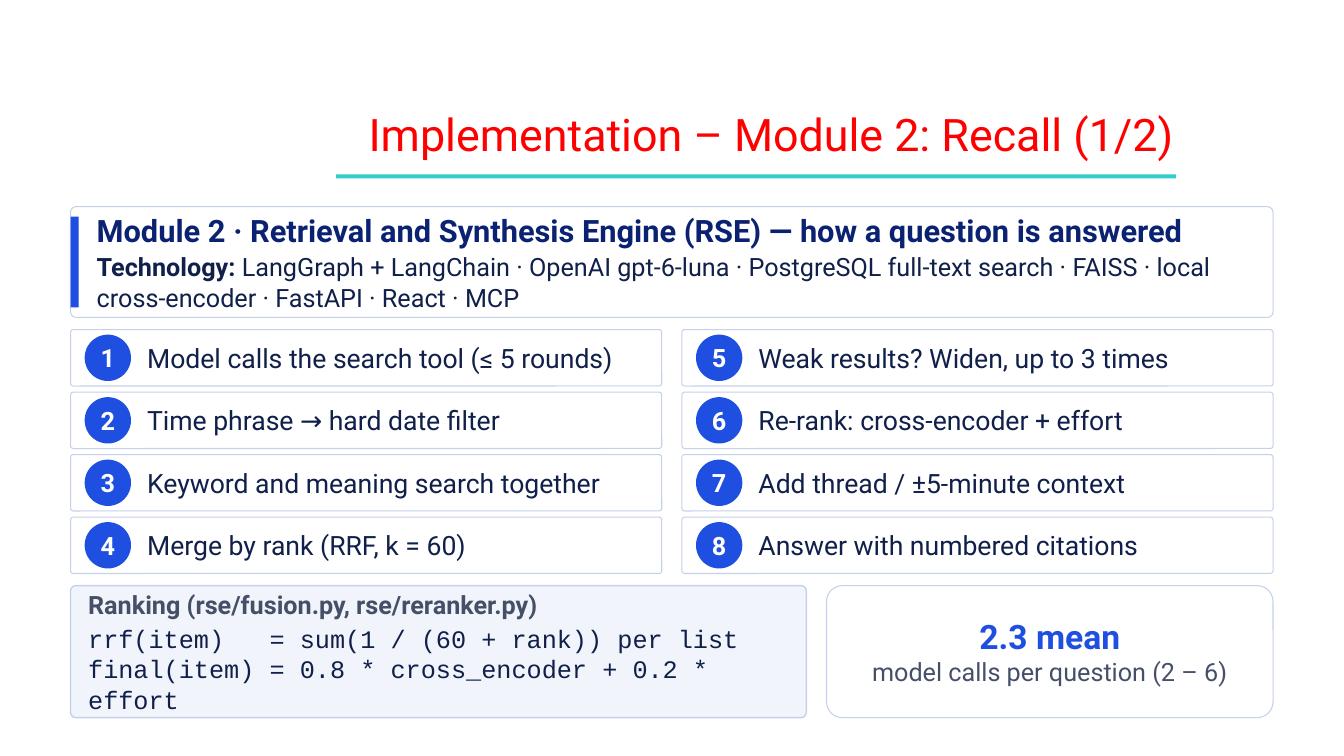
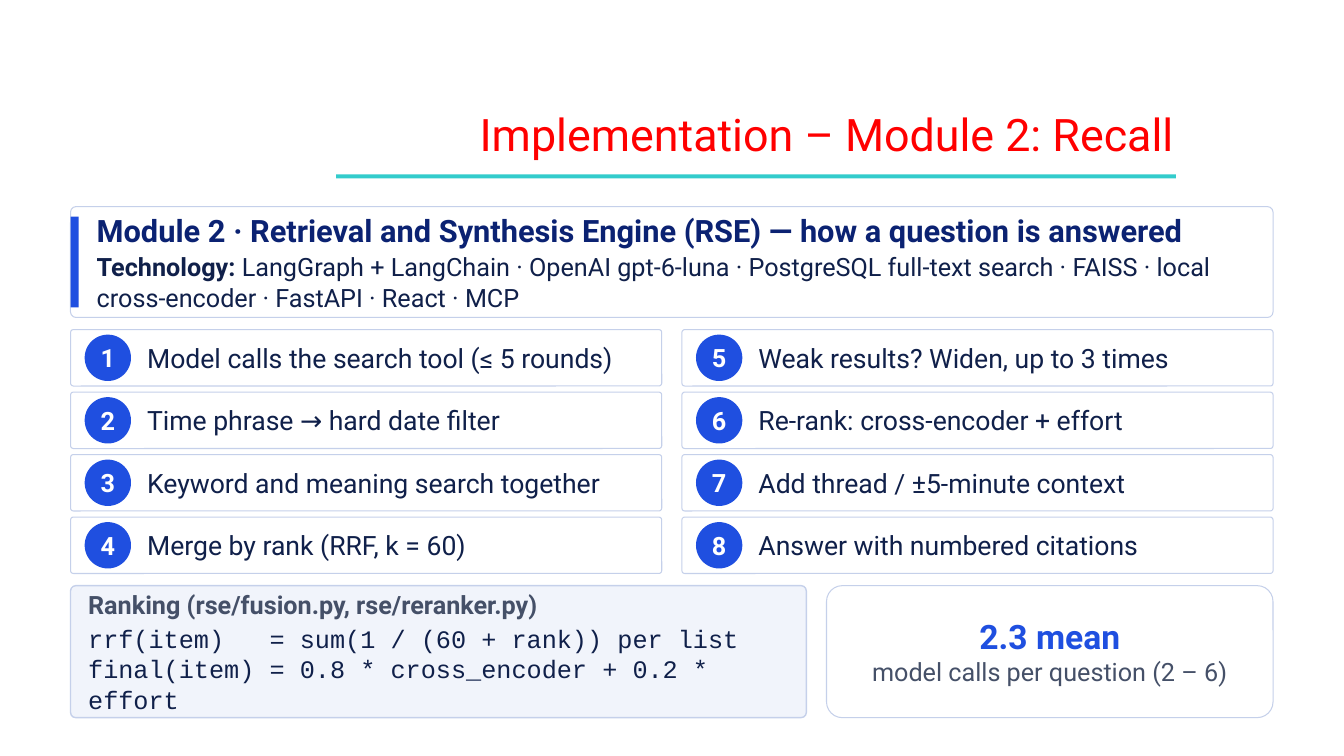
Before and after one commit to Shehzaad-khan/Efficient-Contextualized-History-Orchestrator-E.C.H.O, a slide deck: slide 9 of docs/Phase III/ECHO_Phase3_Review3.pptx. Drawn at 1344x756 pixels with LibreOffice and Linux fonts; fonts in the diff are those of the drawing; background and template pictures are left out. Boxes give left, top, right and bottom in pixels: in the first picture for what was removed or moved away, otherwise in the second. Text is boxed around its words. In the diff, an @@ line names an element or a change of style, - is before the commit and + after.

```diff
--- a/docs/Phase III/ECHO_Phase3_Review3.pptx
+++ b/docs/Phase III/ECHO_Phase3_Review3.pptx
@@ text at <box>480,117,1173,160</box>: text changed @@
-Implementation – Module 2: Recall (1/2)
+Implementation – Module 2: Recall
```
Also in this commit, not shown: 8 other slides changed, 1 slide added, 2 slides removed, 11 other files.
